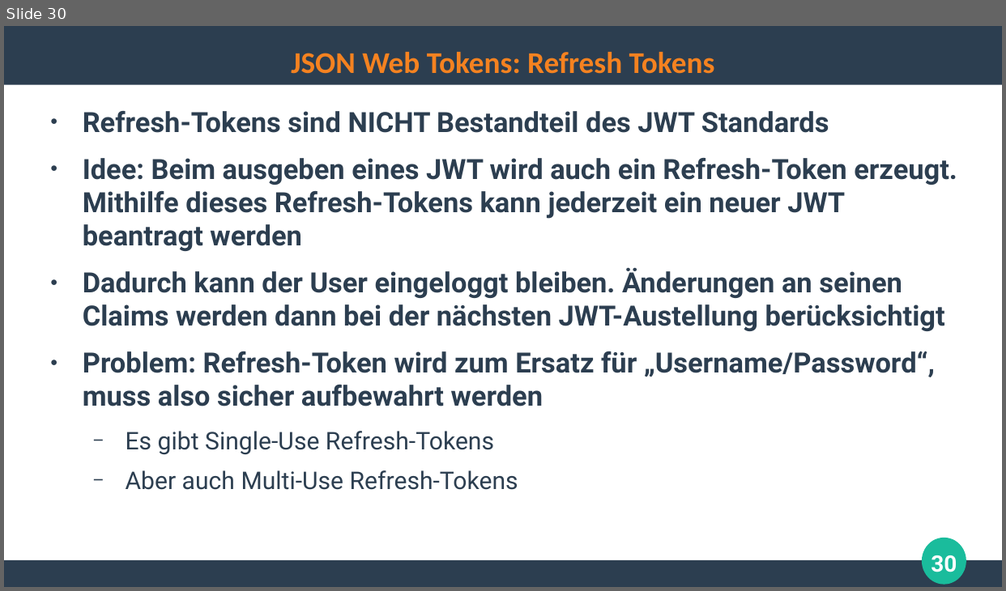
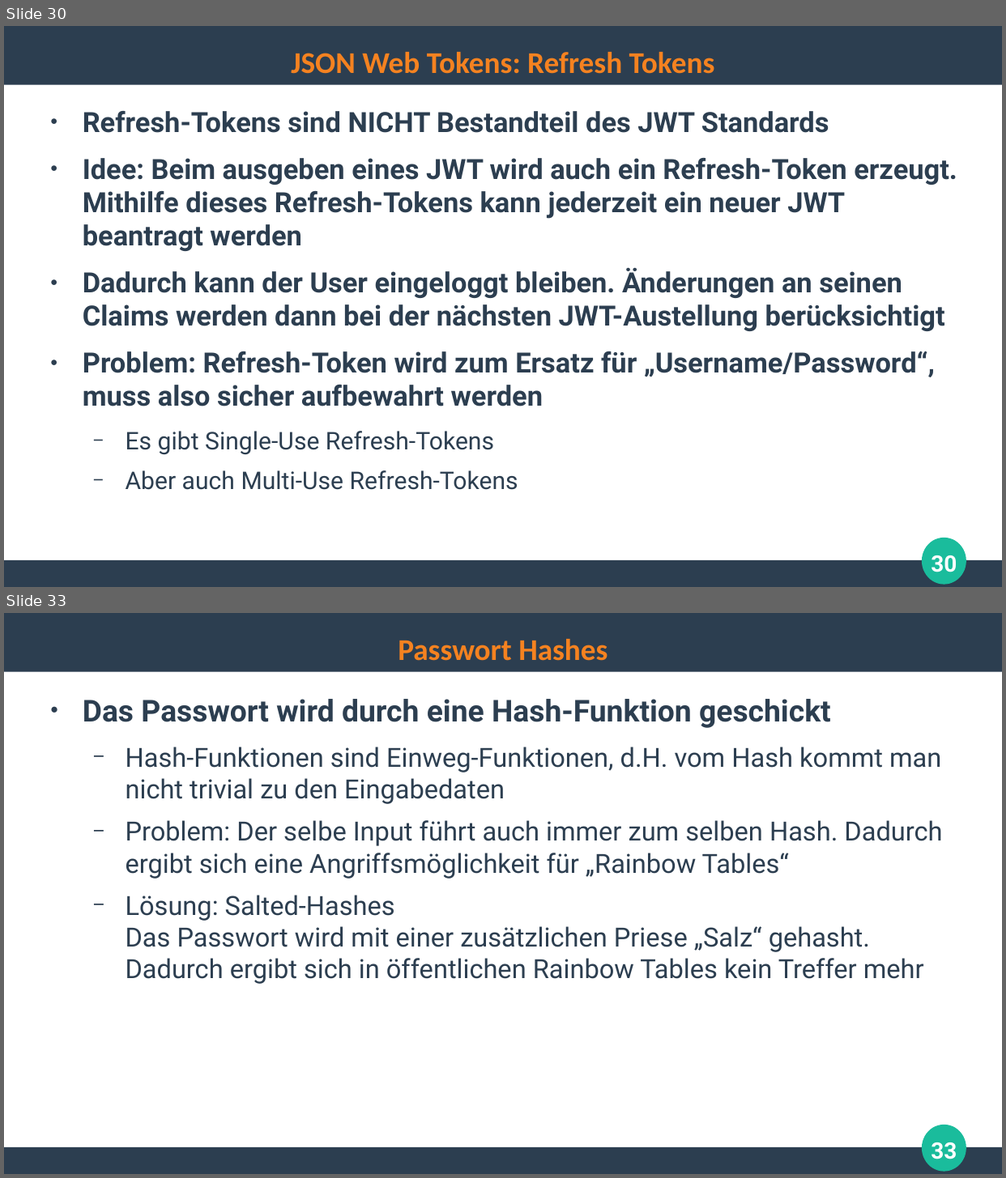
Before and after one commit to ghandmann/HS-AlbSig-WebAnwendungen2, a slide deck: Kapitel/07_Authentication.odp. Shown one above the other, each under a label of ours: slide 30 before the commit, slides 30 and 33 after it; the slides between them are not shown. The pictures are 1006x591 and 1006x1178 pixels, drawn with LibreOffice and Linux fonts; fonts in the diff are those of the drawing. Boxes give left, top, right and bottom in pixels: in the first picture for what was removed or moved away, otherwise in the second. Text is boxed around its words. In the diff, an @@ line names an element or a change of style, - is before the commit and + after.

```diff
--- a/Kapitel/07_Authentication.odp
+++ b/Kapitel/07_Authentication.odp
@@ slide 33 added at [4, 613, 1002, 1174], background #FFFFFF; not listed: 3 template elements that a slide beside it also shows @@
@@ title added at [398, 639, 607, 661], 24 pt, text #F58220, bold @@
+Passwort Hashes
@@ text added at [83, 699, 942, 984], 21 pt, text #2C3E50 @@
+● Das Passwort wird durch eine Hash-Funktion geschickt
+  − Hash-Funktionen sind Einweg-Funktionen, d.H. vom Hash kommt man nicht trivial zu den Eingabedaten
+  − Problem: Der selbe Input führt auch immer zum selben Hash. Dadurch ergibt sich eine Angriffsmöglichkeit für „Rainbow Tables“
+  − Lösung: Salted-Hashes
+    Das Passwort wird mit einer zusätzlichen Priese „Salz“ gehasht. Dadurch ergibt sich in öffentlichen Rainbow Tables kein Treffer mehr
@@ page number added at [931, 1143, 957, 1160], 18 pt, text #FFFFFF, bold @@
+33
```
Also in this commit, not shown: 3 other slides added.
